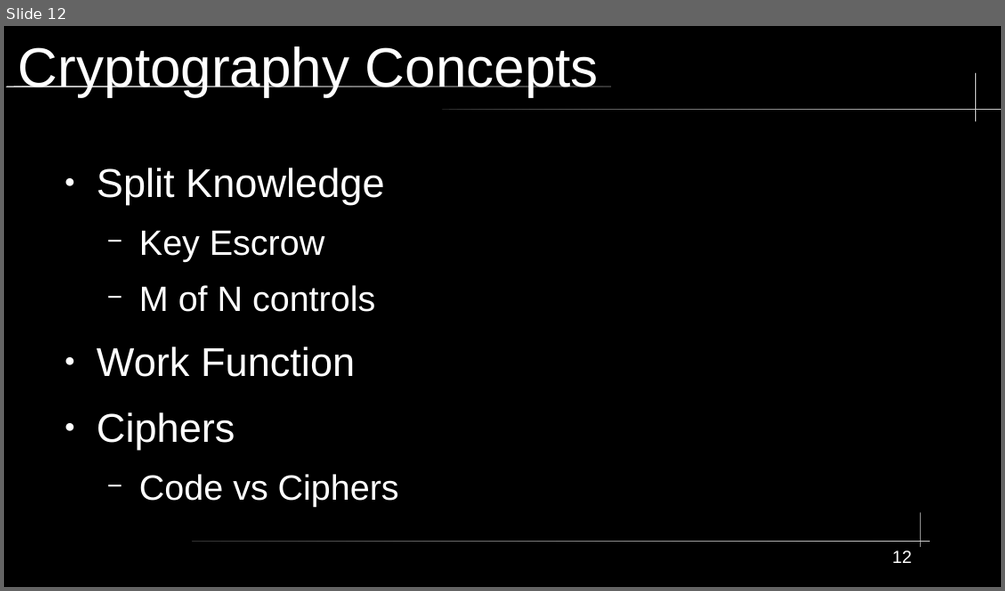
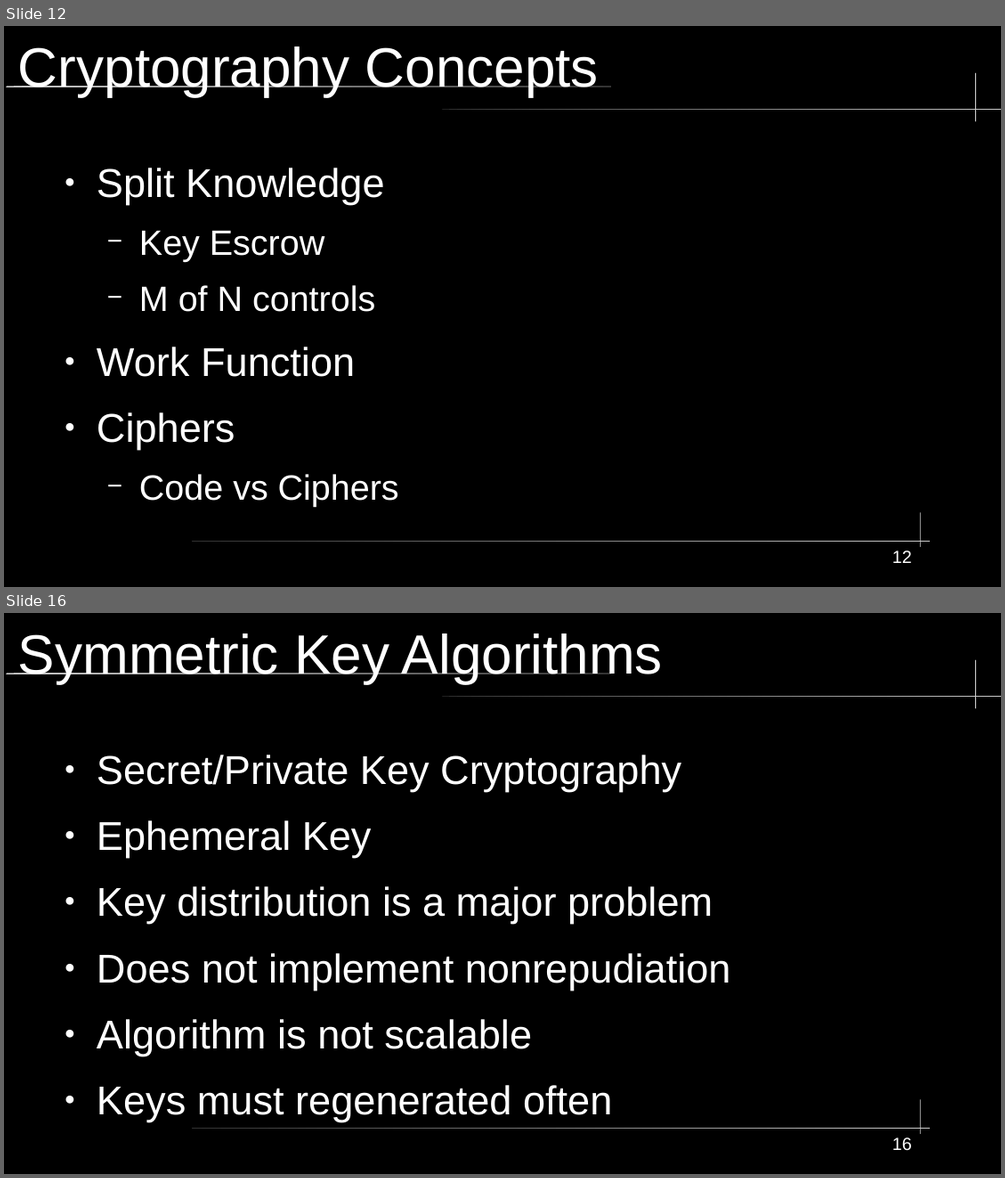
Before and after one commit to City-Colleges-of-Chicago-Cybersecurity/COMPSFI-214, a slide deck: 2026/Spring/powerpoints/Chapter-06-Cryptography-and-Symmetric-Key-Algorithms.odp. Shown one above the other, each under a label of ours: slide 12 before the commit, slides 12 and 16 after it; the slides between them are not shown. The pictures are 1005x591 and 1005x1178 pixels, drawn with LibreOffice and Linux fonts; fonts in the diff are those of the drawing. Boxes give left, top, right and bottom in pixels: in the first picture for what was removed or moved away, otherwise in the second. Text is boxed around its words. In the diff, an @@ line names an element or a change of style, - is before the commit and + after.

```diff
--- a/2026/Spring/powerpoints/Chapter-06-Cryptography-and-Symmetric-Key-Algorithms.odp
+++ b/2026/Spring/powerpoints/Chapter-06-Cryptography-and-Symmetric-Key-Algorithms.odp
@@ slide 16 added at (4,613,1001,1174), background #000000; not listed: 5 template elements that a slide beside it also shows @@
@@ title added at (18,633,663,684), 44 pt, text #FFFFFF @@
+Symmetric Key Algorithms
@@ text added at (97,755,731,1122), 32 pt, text #FFFFFF @@
+● Secret/Private Key Cryptography
+● Ephemeral Key
+● Key distribution is a major problem
+● Does not implement nonrepudiation
+● Algorithm is not scalable
+● Keys must regenerated often
@@ page number added at (892,1137,912,1151), 14 pt, text #FFFFFF @@
+16
```
Also in this commit, not shown: 13 other slides added, 1 other file.
